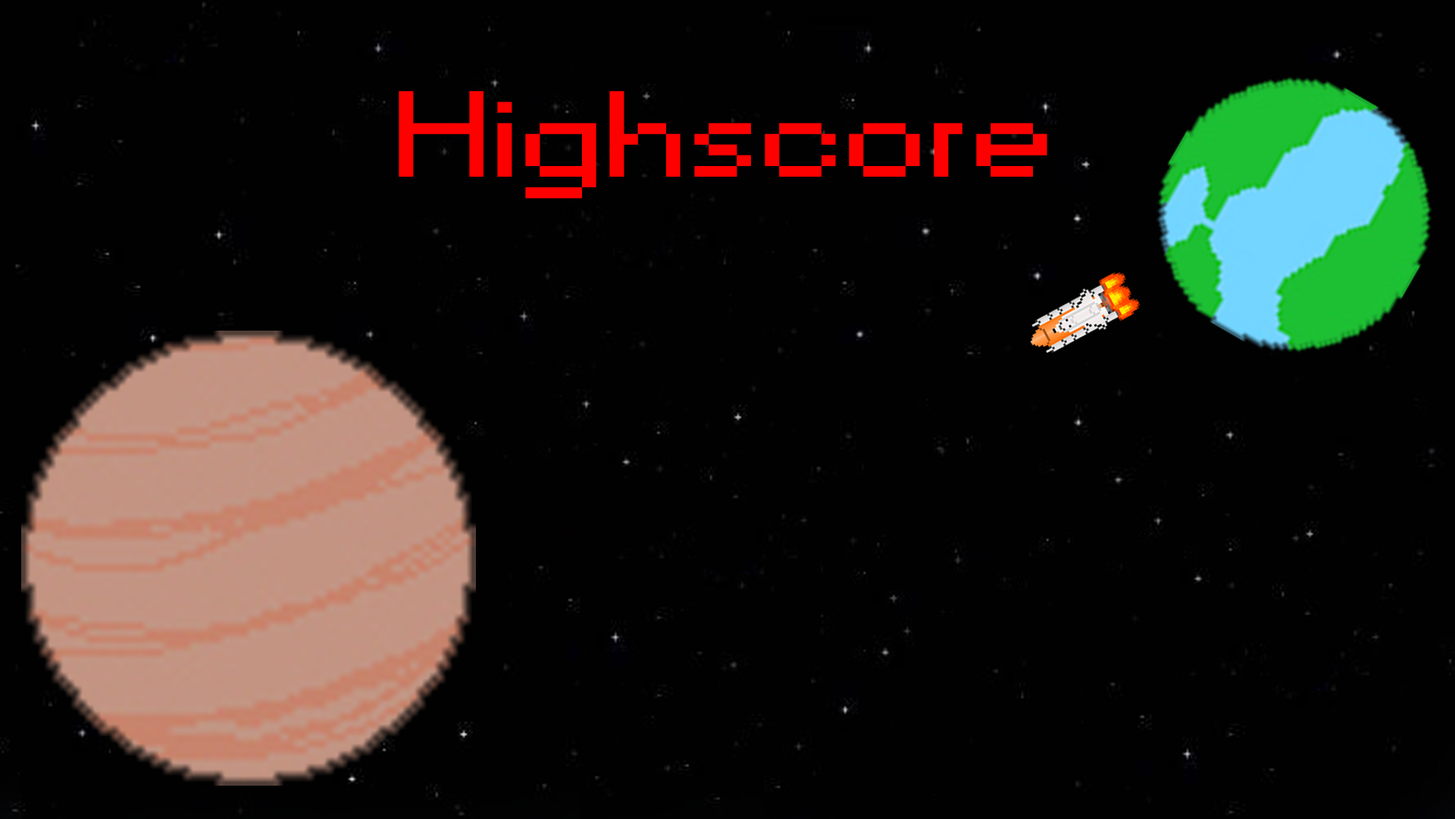
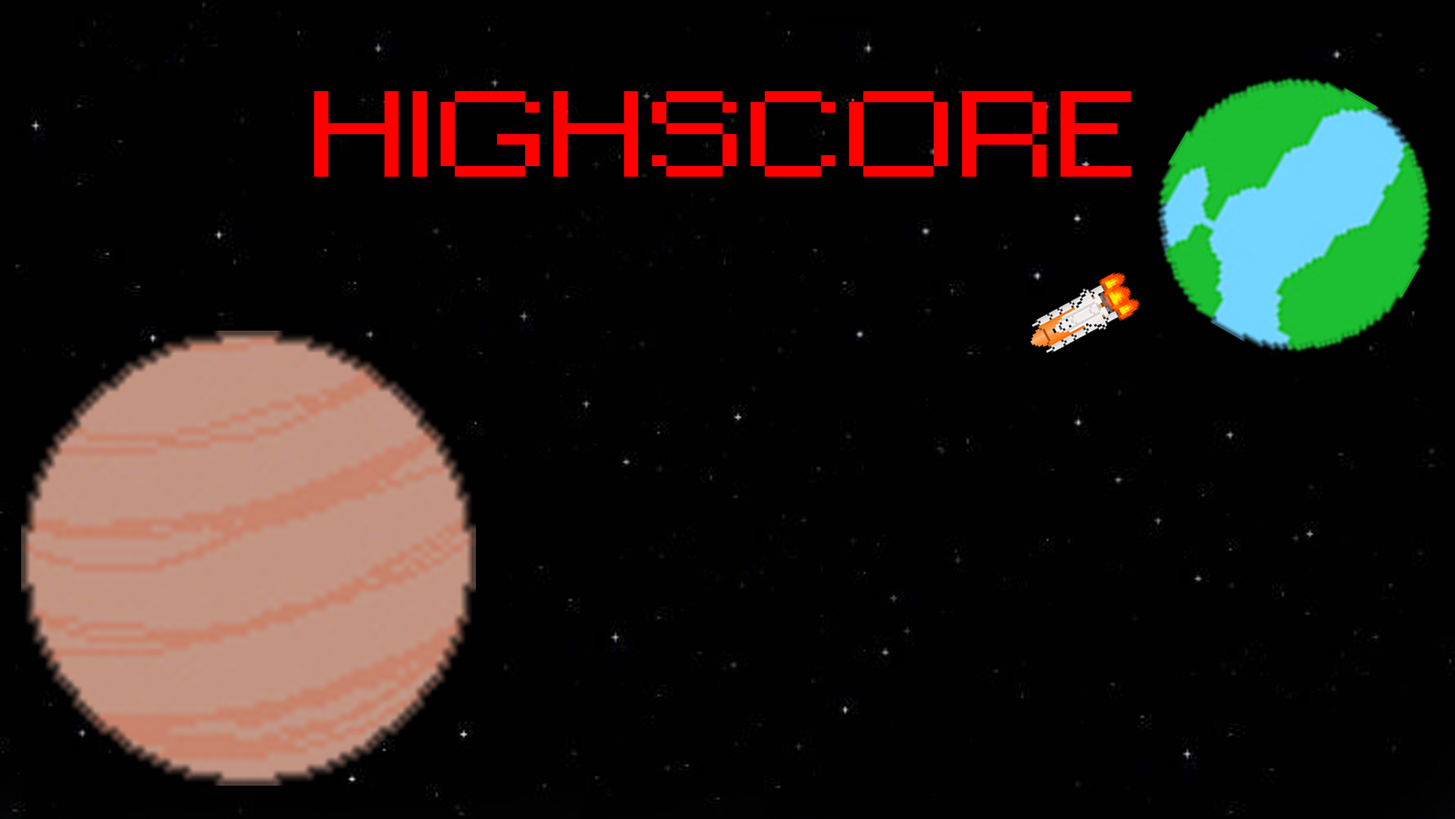
Revision of a layered 1455×819 image; what changed, layer by layer:
renamed "Highscore" to "HIGHSCORE", painted on it over [313, 90, 1132, 199]
